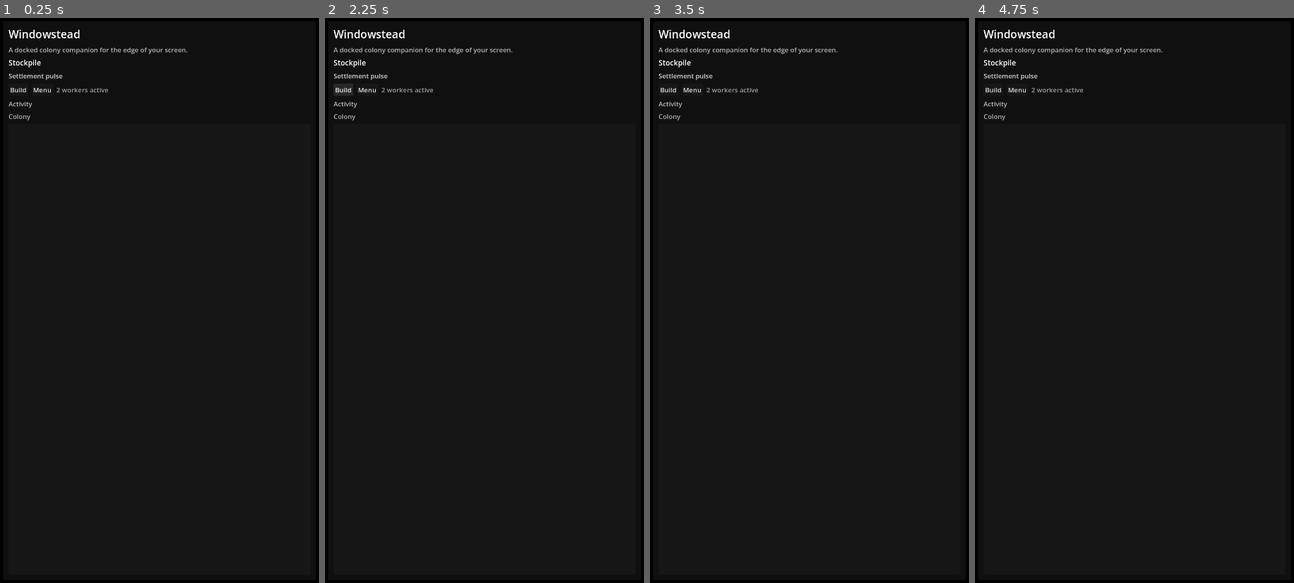
Above: before the commit, frames 1-4 (left to right).
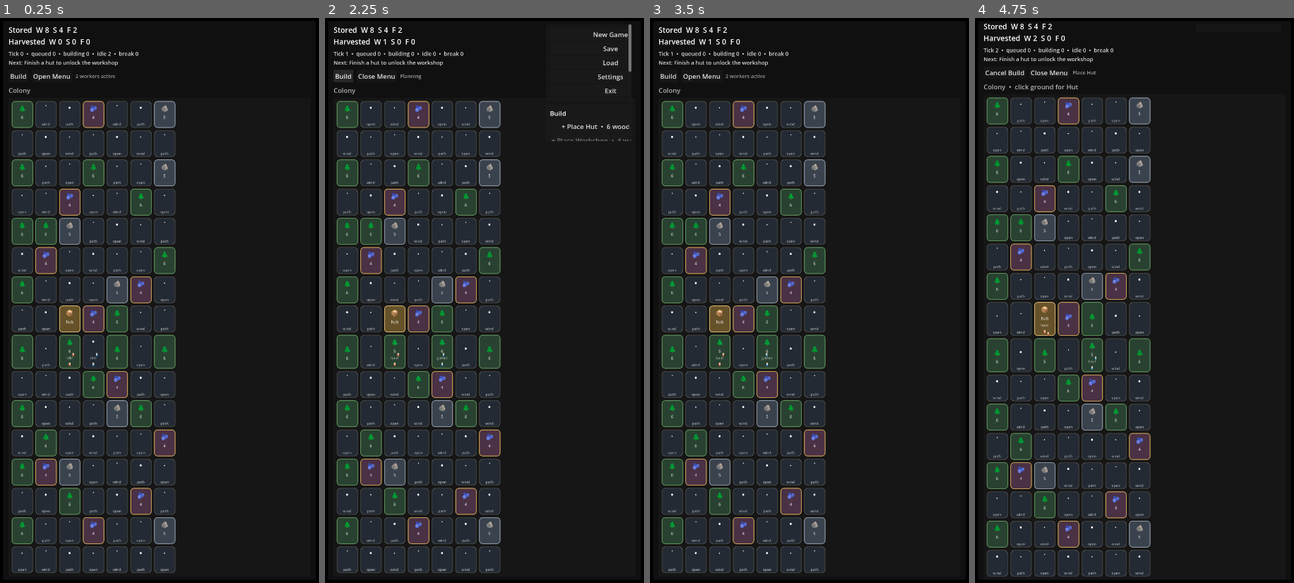
Above: after the commit, the same moments.

Repository: misospace/windowstead
Game: Godot game, scene res://scenes/main.tscn
Two runs of this game, one before a commit and one after it. Both use one fixed random seed, a clock stepped at 60 frames per second and the inputs below.
Inputs (mouse positions are in pixels of both pictures, inside the frame that each line leads up to):
- Up to frame 1 (0.25 s): no input
- Up to frame 2 (2.25 s): click "Build" at 0.5 s; click (612, 34) at 1.25 s, where only the run after the commit has a clickable "New Game"; click "Build" at 2 s
- Up to frame 3 (3.5 s): click (937, 34) at 2.75 s, where only the run after the commit has a clickable "New Game"
- Up to frame 4 (4.75 s): click "Build" at 3.5 s; click (1262, 125) at 4.25 s, where only the run after the commit has a clickable "+ Place Hut • 6 wood / 2 stone"

The runs differ from the first frame. In frame 1, 37% of the frame differs, in the area x 2-59%, y 1-99%; in frame 2, 37%; in frame 3, 37%; in frame 4, 38%.
Error before the commit: Parse Error: Cannot find member "ClipChildren" in base "Control". (res://scripts/main.gd:259)

Commit message:
fix: use integer constant for clip_children instead of enum (Godot 4.2.2 compatibility)

Diff:
--- a/scripts/main.gd
+++ b/scripts/main.gd
@@ -256,7 +256,7 @@
 		var tile_panel := PanelContainer.new()
 		tile_panel.custom_minimum_size = tile_size
 		tile_panel.mouse_filter = Control.MOUSE_FILTER_STOP
-		tile_panel.clip_children = Control.ClipChildren.ALWAYS
+		tile_panel.clip_children = 2
 		world_grid.add_child(tile_panel)
 		tile_panel.mouse_entered.connect(func() -> void:
 			hover_tile_index = tile_index
